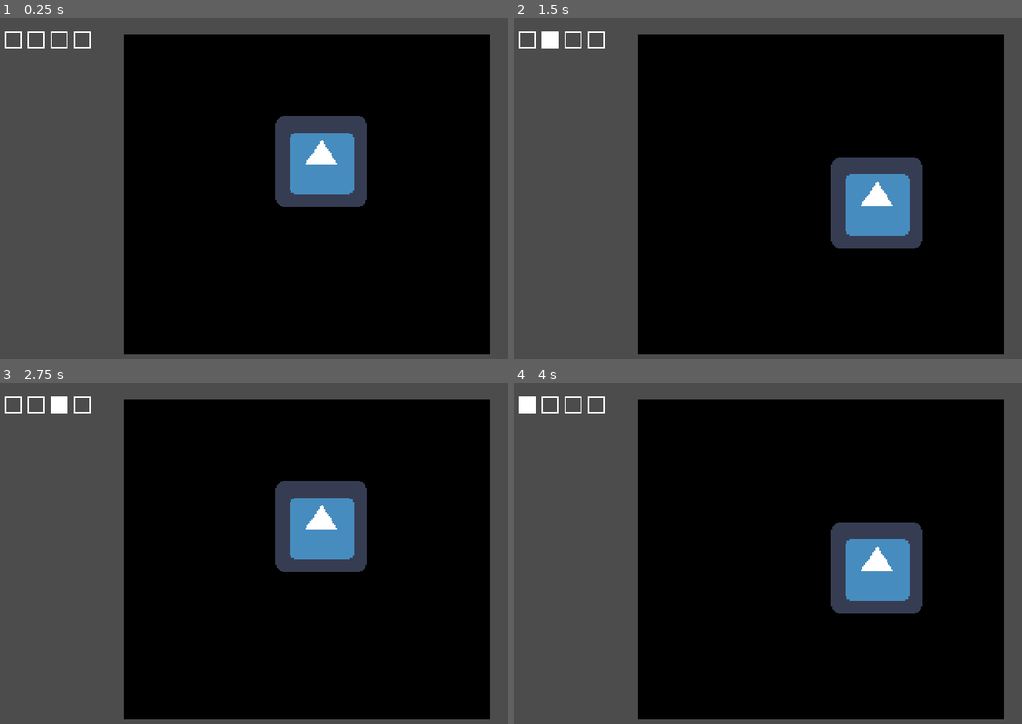
Above: before the commit, frames 1-4 (two rows, left to right).
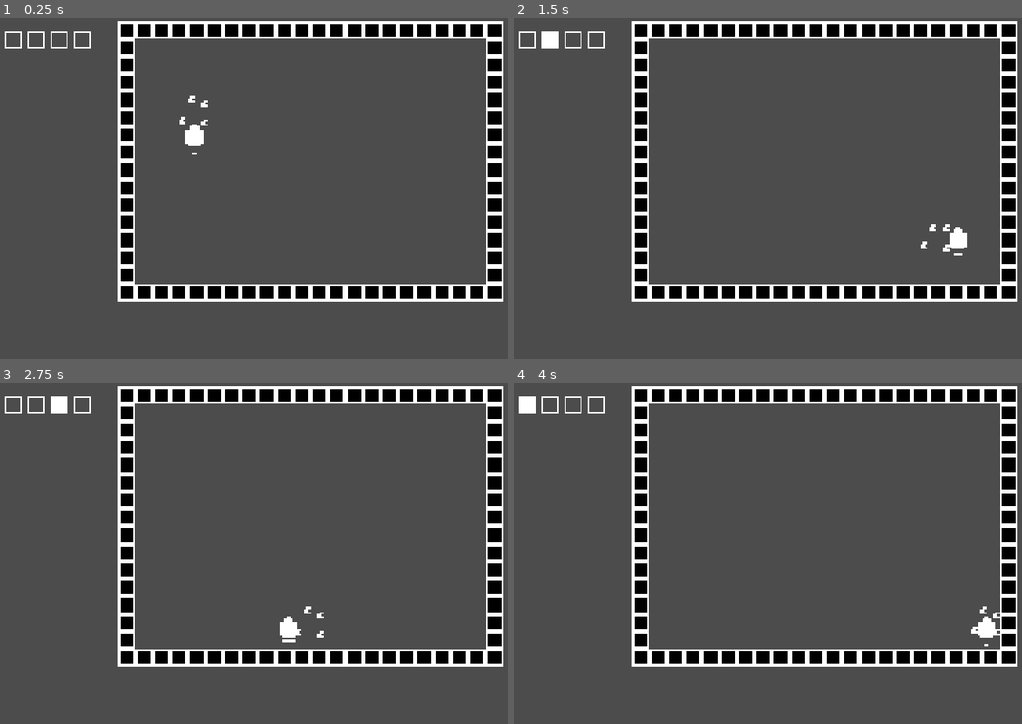
Above: after the commit, the same moments.

Repository: BielMaxBR/projeto-ritmo
Game: Godot game, scene res://scenes/Root.tscn
Same seed, same stepped clock (60 frames per second), same inputs: the game is played once before the commit and once after it. The engine's default icon, where the game draws it, is replaced by a stand-in: a white triangle on a blue panel in a dark square.
Inputs:
- Up to frame 1 (0.25 s): no input
- Up to frame 2 (1.5 s): hold D (right, bound only after the commit) from 0.53 s (still down); tap Space (jump, bound only after the commit) at 0.6, 0.77, 1.07, 1.35 s
- Up to frame 3 (2.75 s): tap Space (jump, bound only after the commit) at 1.52, 1.82, 2.1 s; release D (right, bound only after the commit) at 2.03 s; hold A (left, bound only after the commit) from 2.03 s (still down)
- Up to frame 4 (4 s): release A (left, bound only after the commit) at 2.78 s; hold D (right, bound only after the commit) from 2.78 s (still down); tap Space (jump, bound only after the commit) at 2.85, 3.02, 3.32, 3.6, 3.77 s

The runs differ from the first frame. In frame 1, 67% of the frame differs, in the area x 23-100%, y 0-99%; in frame 2, 67%; in frame 3, 67%; in frame 4, 67%.

Commit message:
ele anda!

Diff:
--- /dev/null
+++ b/Objects/Player/Player.tscn
@@ -0,0 +1,81 @@
+[gd_scene load_steps=10 format=2]
+
+[ext_resource path="res://sprites/Robozinho_Spritesheet.png" type="Texture" id=1]
+[ext_resource path="res://scripts/Player/Player.gd" type="Script" id=2]
+[ext_resource path="res://scripts/Player/HandManager.gd" type="Script" id=3]
+
+[sub_resource type="AtlasTexture" id=1]
+flags = 2
+atlas = ExtResource( 1 )
+region = Rect2( 0, 0, 16, 16 )
+
+[sub_resource type="AtlasTexture" id=2]
+flags = 2
+atlas = ExtResource( 1 )
+region = Rect2( 16, 0, 16, 16 )
+
+[sub_resource type="AtlasTexture" id=3]
+flags = 2
+atlas = ExtResource( 1 )
+region = Rect2( 32, 0, 16, 16 )
+
+[sub_resource type="AtlasTexture" id=4]
+flags = 2
+atlas = ExtResource( 1 )
+region = Rect2( 48, 0, 16, 16 )
+
+[sub_resource type="SpriteFrames" id=5]
+animations = [ {
+"frames": [ SubResource( 1 ), SubResource( 2 ), SubResource( 3 ), SubResource( 4 ) ],
+"loop": true,
+"name": "default",
+"speed": 15.0
+} ]
+
+[sub_resource type="RectangleShape2D" id=6]
+extents = Vector2( 5.75314, 8.07417 )
+
+[node name="Player" type="KinematicBody2D"]
+script = ExtResource( 2 )
+
+[node name="animatedSprite" type="AnimatedSprite" parent="."]
+frames = SubResource( 5 )
+playing = true
+
+[node name="collisionShape2D" type="CollisionShape2D" parent="."]
+shape = SubResource( 6 )
+
+[node name="HandManager" type="Node2D" parent="."]
+script = ExtResource( 3 )
+
+[node name="position1" type="StaticBody2D" parent="HandManager"]
+position = Vector2( 4.56378, 1.38898 )
+
+[node name="position2" type="StaticBody2D" parent="HandManager"]
+position = Vector2( -5.5559, 0.396847 )
+
+[node name="position3" type="StaticBody2D" parent="HandManager"]
+position = Vector2( 4.46457, -7.34173 )
+
+[node name="position4" type="StaticBody2D" parent="HandManager"]
+position = Vector2( -2.18268, -8.92913 )
+
+[node name="pinJoint1" type="PinJoint2D" parent="HandManager"]
+position = Vector2( 4.46456, 1.38898 )
+scale = Vector2( 0.2, 0.2 )
+softness = 0.7
+
+[node name="pinJoint2" type="PinJoint2D" parent="HandManager"]
+position = Vector2( -5.5559, 0.496062 )
+scale = Vector2( 0.2, 0.2 )
+softness = 1.0
+
+[node name="pinJoint3" type="PinJoint2D" parent="HandManager"]
+position = Vector2( 4.41496, -7.29212 )
+scale = Vector2( 0.2, 0.2 )
+softness = 1.2
+
+[node name="pinJoint4" type="PinJoint2D" parent="HandManager"]
+position = Vector2( -2.18268, -8.82992 )
+scale = Vector2( 0.2, 0.2 )
+softness = 2.0
--- /dev/null
+++ b/Objects/Player/hand.tscn
@@ -0,0 +1,51 @@
+[gd_scene load_steps=9 format=2]
+
+[ext_resource path="res://sprites/Maos_.png" type="Texture" id=1]
+[ext_resource path="res://scripts/Player/hand.gd" type="Script" id=2]
+
+[sub_resource type="AtlasTexture" id=1]
+flags = 2
+atlas = ExtResource( 1 )
+region = Rect2( 0, 0, 3, 3 )
+
+[sub_resource type="AtlasTexture" id=2]
+flags = 2
+atlas = ExtResource( 1 )
+region = Rect2( 3, 0, 3, 3 )
+
+[sub_resource type="AtlasTexture" id=3]
+flags = 2
+atlas = ExtResource( 1 )
+region = Rect2( 6, 0, 3, 3 )
+
+[sub_resource type="AtlasTexture" id=4]
+flags = 2
+atlas = ExtResource( 1 )
+region = Rect2( 9, 0, 3, 3 )
+
+[sub_resource type="SpriteFrames" id=5]
+animations = [ {
+"frames": [ SubResource( 1 ), SubResource( 2 ), SubResource( 3 ), SubResource( 4 ) ],
+"loop": true,
+"name": "default",
+"speed": 5.0
+} ]
+
+[sub_resource type="CircleShape2D" id=6]
+radius = 2.43981
+
+[node name="Hand" type="RigidBody2D" groups=[
+"Hands",
+]]
+mode = 2
+script = ExtResource( 2 )
+
+[node name="sprite" type="AnimatedSprite" parent="."]
+position = Vector2( -1.46875, -1.5 )
+frames = SubResource( 5 )
+frame = 2
+centered = false
+
+[node name="collisionShape2D" type="CollisionShape2D" parent="."]
+shape = SubResource( 6 )
+disabled = true
--- a/project.godot
+++ b/project.godot
@@ -54,6 +54,34 @@
 "svg/scale": 1.0
 }
 
+[input]
+
+left={
+"deadzone": 0.5,
+"events": [ Object(InputEventKey,"resource_local_to_scene":false,"resource_name":"","device":0,"alt":false,"shift":false,"control":false,"meta":false,"command":false,"pressed":false,"scancode":65,"unicode":0,"echo":false,"script":null)
+ ]
+}
+right={
+"deadzone": 0.5,
+"events": [ Object(InputEventKey,"resource_local_to_scene":false,"resource_name":"","device":0,"alt":false,"shift":false,"control":false,"meta":false,"command":false,"pressed":false,"scancode":68,"unicode":0,"echo":false,"script":null)
+ ]
+}
+up={
+"deadzone": 0.5,
+"events": [ Object(InputEventKey,"resource_local_to_scene":false,"resource_name":"","device":0,"alt":false,"shift":false,"control":false,"meta":false,"command":false,"pressed":false,"scancode":87,"unicode":0,"echo":false,"script":null)
+ ]
+}
+down={
+"deadzone": 0.5,
+"events": [ Object(InputEventKey,"resource_local_to_scene":false,"resource_name":"","device":0,"alt":false,"shift":false,"control":false,"meta":false,"command":false,"pressed":false,"scancode":83,"unicode":0,"echo":false,"script":null)
+ ]
+}
+jump={
+"deadzone": 0.5,
+"events": [ Object(InputEventKey,"resource_local_to_scene":false,"resource_name":"","device":0,"alt":false,"shift":false,"control":false,"meta":false,"command":false,"pressed":false,"scancode":32,"unicode":0,"echo":false,"script":null)
+ ]
+}
+
 [input_devices]
 
 pointing/emulate_touch_from_mouse=true
@@ -65,6 +93,7 @@
 [physics]
 
 2d/thread_model=2
+2d/default_gravity_vector=Vector2( 0, 0 )
 
 [rendering]
 
--- a/scenes/GUI/GUI.tscn
+++ b/scenes/GUI/GUI.tscn
@@ -21,18 +21,20 @@
 anchor_top = 0.5
 anchor_right = 0.5
 anchor_bottom = 0.5
-margin_left = -128.0
-margin_top = -112.0
-margin_right = 128.0
-margin_bottom = 112.0
+margin_left = -132.214
+margin_top = -120.811
+margin_right = 44.7859
+margin_bottom = 40.1886
+rect_scale = Vector2( 1.52009, 1.52009 )
+stretch = true
 __meta__ = {
 "_edit_use_anchors_": false
 }
 
 [node name="viewport" type="Viewport" parent="viewportContainer"]
-size = Vector2( 256, 224 )
+size = Vector2( 176, 160 )
+own_world = true
 handle_input_locally = false
-disable_3d = true
 render_target_update_mode = 3
 
 [node name="Game" parent="viewportContainer/viewport" instance=ExtResource( 2 )]
--- a/scenes/Game.tscn
+++ b/scenes/Game.tscn
@@ -1,10 +1,46 @@
-[gd_scene load_steps=2 format=2]
+[gd_scene load_steps=7 format=2]
 
 [ext_resource path="res://Objects/Objeto_Estranho.tscn" type="PackedScene" id=1]
+[ext_resource path="res://Objects/Player/Player.tscn" type="PackedScene" id=2]
+[ext_resource path="res://Objects/Player/hand.tscn" type="PackedScene" id=3]
+[ext_resource path="res://sprites/tilemaps/test.png" type="Texture" id=4]
+
+[sub_resource type="ConvexPolygonShape2D" id=1]
+points = PoolVector2Array( 8, 8, 0, 8, 0, 0, 8, 0 )
+
+[sub_resource type="TileSet" id=2]
+0/name = "test.png 0"
+0/texture = ExtResource( 4 )
+0/tex_offset = Vector2( 0, 0 )
+0/modulate = Color( 1, 1, 1, 1 )
+0/region = Rect2( 0, 0, 8, 8 )
+0/tile_mode = 0
+0/occluder_offset = Vector2( 0, 0 )
+0/navigation_offset = Vector2( 0, 0 )
+0/shape_offset = Vector2( 0, 0 )
+0/shape_transform = Transform2D( 1, 0, 0, 1, 0, 0 )
+0/shape = SubResource( 1 )
+0/shape_one_way = false
+0/shape_one_way_margin = 1.0
+0/shapes = [ {
+"autotile_coord": Vector2( 0, 0 ),
+"one_way": false,
+"one_way_margin": 1.0,
+"shape": SubResource( 1 ),
+"shape_transform": Transform2D( 1, 0, 0, 1, 0, 0 )
+} ]
+0/z_index = 0
 
 [node name="Game" type="Node2D"]
 
+[node name="tileMap" type="TileMap" parent="."]
+tile_set = SubResource( 2 )
+cell_size = Vector2( 8, 8 )
+format = 1
+tile_data = PoolIntArray( 0, 0, 0, 1, 0, 0, 2, 0, 0, 3, 0, 0, 4, 0, 0, 5, 0, 0, 6, 0, 0, 7, 0, 0, 8, 0, 0, 9, 0, 0, 10, 0, 0, 11, 0, 0, 12, 0, 0, 13, 0, 0, 14, 0, 0, 15, 0, 0, 16, 0, 0, 17, 0, 0, 18, 0, 0, 19, 0, 0, 20, 0, 0, 21, 0, 0, 65536, 0, 0, 65557, 0, 0, 131072, 0, 0, 131093, 0, 0, 196608, 0, 0, 196629, 0, 0, 262144, 0, 0, 262165, 0, 0, 327680, 0, 0, 327701, 0, 0, 393216, 0, 0, 393237, 0, 0, 458752, 0, 0, 458773, 0, 0, 524288, 0, 0, 524309, 0, 0, 589824, 0, 0, 589845, 0, 0, 655360, 0, 0, 655381, 0, 0, 720896, 0, 0, 720917, 0, 0, 786432, 0, 0, 786453, 0, 0, 851968, 0, 0, 851989, 0, 0, 917504, 0, 0, 917525, 0, 0, 983040, 0, 0, 983041, 0, 0, 983042, 0, 0, 983043, 0, 0, 983044, 0, 0, 983045, 0, 0, 983046, 0, 0, 983047, 0, 0, 983048, 0, 0, 983049, 0, 0, 983050, 0, 0, 983051, 0, 0, 983052, 0, 0, 983053, 0, 0, 983054, 0, 0, 983055, 0, 0, 983056, 0, 0, 983057, 0, 0, 983058, 0, 0, 983059, 0, 0, 983060, 0, 0, 983061, 0, 0 )
+
 [node name="colorRect" type="ColorRect" parent="."]
+visible = false
 margin_right = 445.0
 margin_bottom = 287.0
 color = Color( 0, 0, 0, 1 )
@@ -17,4 +53,17 @@
 current = true
 
 [node name="Objeto_Estranho" parent="." instance=ExtResource( 1 )]
-position = Vector2( 136.781, 88.7029 )
+position = Vector2( 234.329, 196.802 )
+
+[node name="ySort" type="YSort" parent="."]
+
+[node name="Hand1" parent="ySort" instance=ExtResource( 3 )]
+
+[node name="Hand2" parent="ySort" instance=ExtResource( 3 )]
+
+[node name="Hand3" parent="ySort" instance=ExtResource( 3 )]
+
+[node name="Hand4" parent="ySort" instance=ExtResource( 3 )]
+
+[node name="Player" parent="ySort" instance=ExtResource( 2 )]
+position = Vector2( 35.3989, 36.0259 )
--- /dev/null
+++ b/scripts/Player/HandManager.gd
@@ -0,0 +1,16 @@
+extends Node2D
+
+
+func _ready():
+	var hands = get_tree().get_nodes_in_group("Hands")
+
+	for i in range(0,len(hands)):
+		var hand = hands[i]
+		var position2d = get_node("position"+str(i+1))
+		var pin = get_node("pinJoint"+str(i+1))
+		var aaa = hand.get_path()
+
+		hand.global_position = position2d.global_position
+
+		pin.set_node_a(hand.get_path())
+		pin.set_node_b(position2d.get_path())
--- /dev/null
+++ b/scripts/Player/Player.gd
@@ -0,0 +1,34 @@
+extends KinematicBody2D
+
+var vel = Vector2.ZERO
+export var speed = 120
+export var gravity = 550
+export var jump_force = 250
+
+func _ready():
+	pass
+
+func input():
+	vel.x = 0
+
+	var stopJump = Input.is_action_just_released('jump')
+	#var desfire = Input.is_action_just_released('fire')
+	var jump = Input.is_action_just_pressed('jump')
+	#var fire = Input.is_action_just_pressed('fire')
+	var right = Input.is_action_pressed('right')
+	var left = Input.is_action_pressed('left')
+	var down = Input.is_action_pressed('down')
+
+
+	if jump and is_on_floor():
+		vel.y = -jump_force
+	if stopJump and not is_on_floor() and vel.y < 0:
+		vel.y = jump_force/6
+
+	vel.x = speed * (Input.get_action_strength("right") - Input.get_action_strength("left"))
+
+func _physics_process(delta):
+	input()
+	vel.y += gravity * delta
+
+	move_and_slide(vel,Vector2.UP)
--- /dev/null
+++ b/scripts/Player/hand.gd
@@ -0,0 +1 @@
+extends RigidBody2D
Not shown, added: export_presets.cfg
Binary file added: sprites/Maos_.png
Not shown, added: sprites/Maos_.png.import
Binary file added: sprites/Robozinho_Spritesheet.png
Not shown, added: sprites/Robozinho_Spritesheet.png.import
Binary file added: sprites/ase/Robozinho_Spritesheet.ase
Binary file added: sprites/tilemaps/test.png
Not shown, added: sprites/tilemaps/test.png.import
